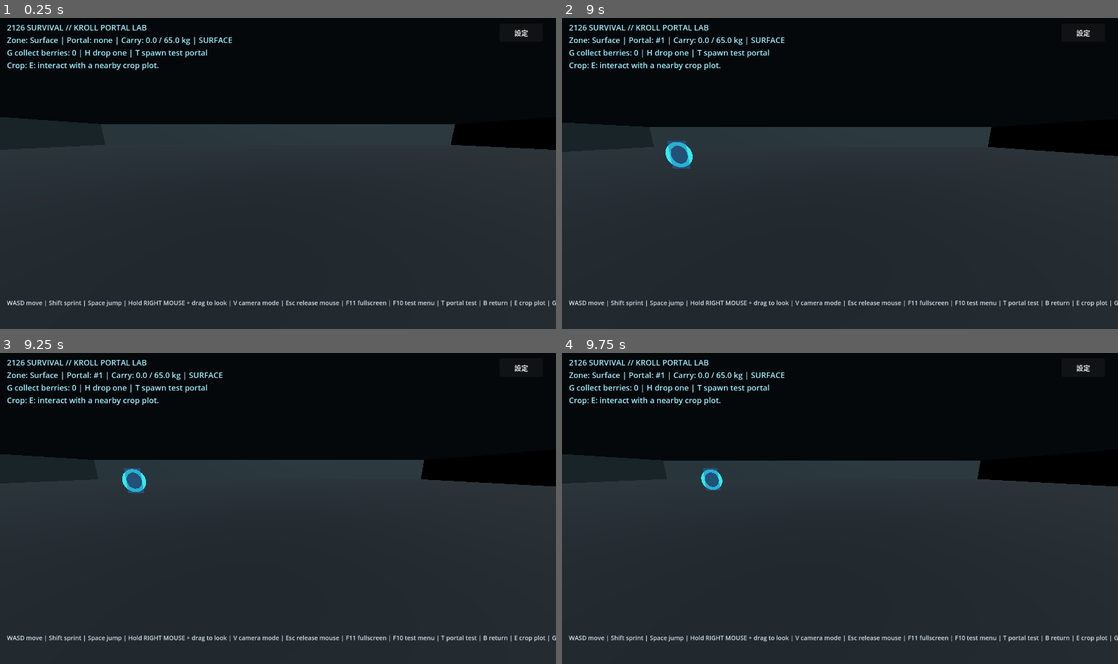
Above: before the commit, frames 1-4 (two rows, left to right).
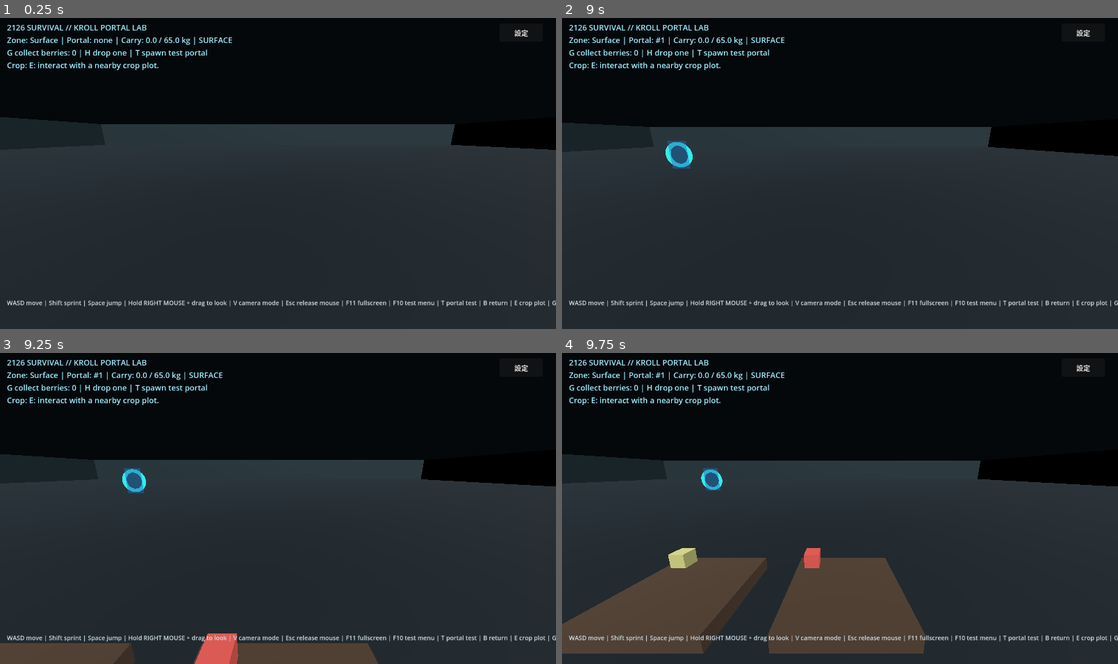
Above: after the commit, the same moments.

Repository: qaqp980520-prog/2126-Survival
Game: Godot game, scene res://prototypes/BackroomsPortalPlayground.tscn
The game is run twice, just before and just after one commit, with the same random seed, the same clock (stepped at 60 frames per second) and the same inputs. This scene is started directly instead of the project's main scene.
Inputs (mouse positions are in pixels of both pictures, inside the frame that each line leads up to):
- Up to frame 1 (0.25 s): no input
- Up to frame 2 (9 s): click "設定" at 0.5 s; click "第一人稱" at 1.25 s; click "1280 × 720（流暢）" at 2 s; click "光影：關" at 2.75 s; click "關閉" at 3.5 s; tap Enter at 4.25, 7.25 s; move the mouse to (962, 157) at 4.27 s; hold Right 4.28-5 s; tap Z at 4.35 s; click (962, 157) at 4.42 s; tap Space at 4.52, 5.75, 7.52, 8.75 s; drag from (728, 189) to (812, 235) at 5.02 s; move the mouse to (895, 105) at 5.77 s; hold Right 5.78-6.5 s; tap N at 5.85 s; drag from (812, 235) to (673, 126) at 6.52 s; move the mouse to (1006, 220) at 7.27 s; hold Left 7.28-8 s; tap 2 at 7.35 s; drag from (673, 126) to (756, 95) at 8.02 s; move the mouse to (867, 173) at 8.77 s; hold Down from 8.78 s (still down); tap 4 at 8.85 s; click (867, 173) at 8.92 s
- Up to frame 3 (9.25 s): keep holding Down
- Up to frame 4 (9.75 s): release Down at 9.5 s; drag from (756, 430) to (728, 524) at 9.52 s

Frames 1-2 are identical in both runs. In frame 3, 3.9% of the frame differs, in the area x 0-68%, y 90-100%; in frame 4, 15%, in the area x 0-66%, y 62-97%.

Commit message:
Run 34: instantiate scene-backed crop plot visuals

Diff:
--- a/prototypes/BackroomsPortalPlayground.gd
+++ b/prototypes/BackroomsPortalPlayground.gd
@@ -7,7 +7,7 @@
 const VeinRegistryScript = preload("res://systems/MineralVeinRegistry.gd")
 const CropRegistryScript = preload("res://systems/CropRegistry.gd")
 const CropPlotControllerScript = preload("res://systems/CropPlotController.gd")
-const CropPlotVisualScript = preload("res://systems/CropPlotVisual.gd")
+const CropPlotVisualScene = preload("res://systems/CropPlotVisual.tscn")
 const SettingsProfile = preload("res://systems/BackroomsSettingsProfile.gd")
 const BACKROOMS_WALLPAPER = preload("res://assets/textures/backrooms_wallpaper.svg")
 const WORLD_BOUNDS := Rect2(-30.0, -30.0, 60.0, 60.0)
@@ -354,7 +354,7 @@
     ]
     crop_plot_views.clear()
     for definition in plot_definitions:
-        var plot: Node3D = CropPlotVisualScript.new() as Node3D
+        var plot: Node3D = CropPlotVisualScene.instantiate() as Node3D
         plot.name = "CropPlot_%02d" % int(definition["index"])
         main_world.add_child(plot)
         plot.position = definition["position"]
